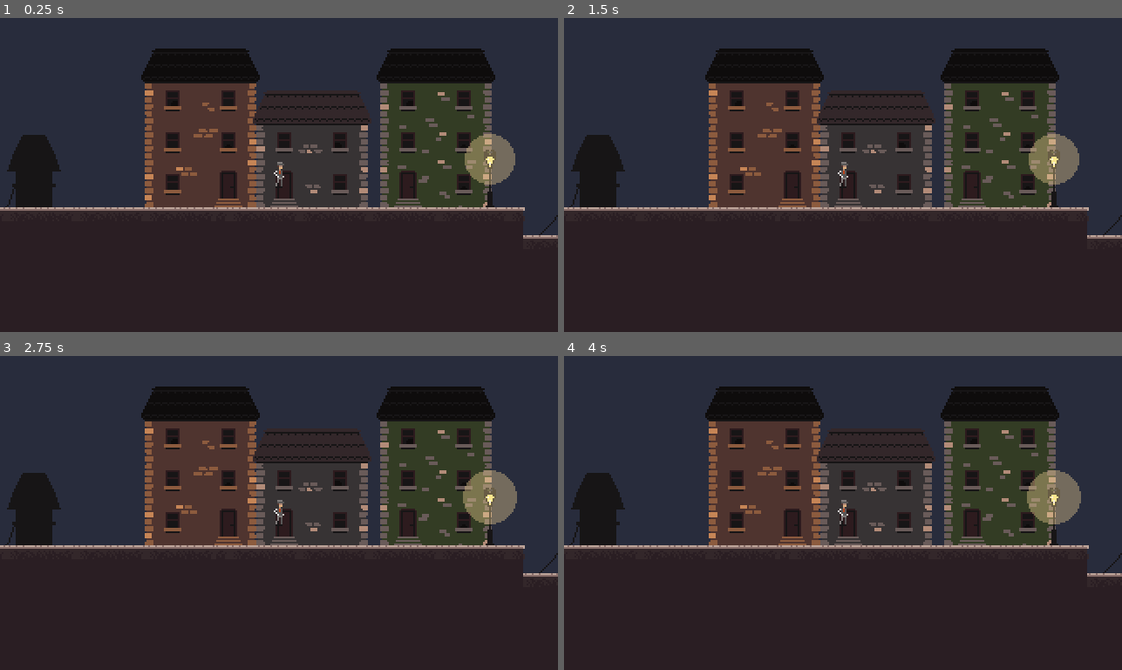
Above: before the commit, frames 1-4 (two rows, left to right).
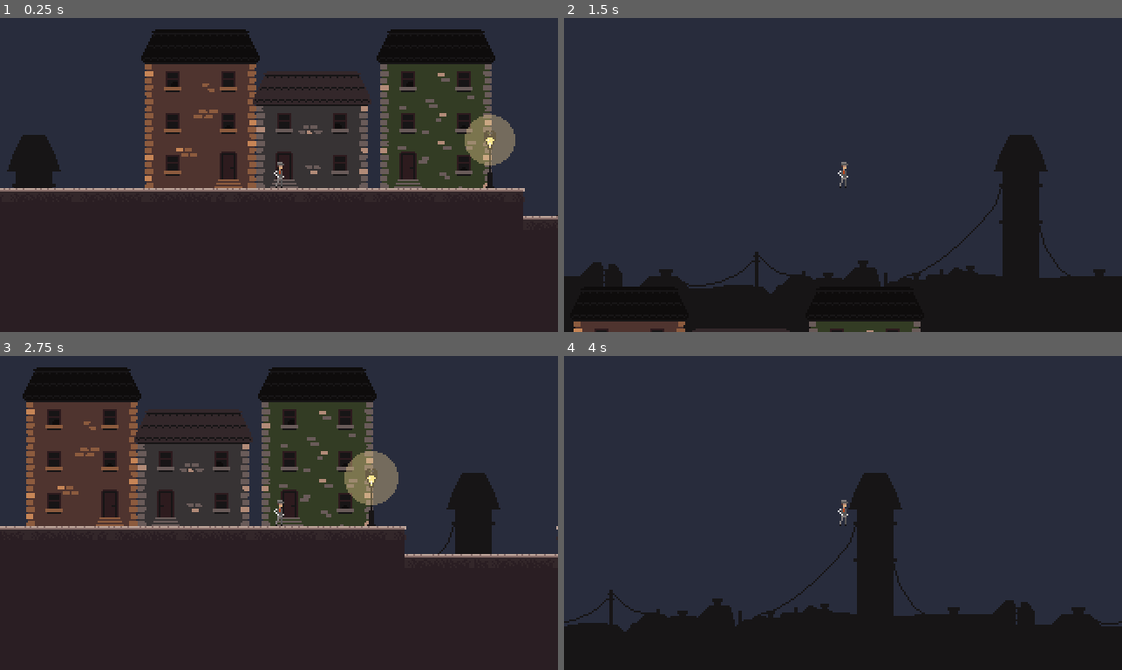
Above: after the commit, the same moments.

Repository: Gabrijel-Cobanov/Eestec_Starter_Project
Game: Godot game, scene res://Levels/RD/RD.tscn
Two runs of this game, one before a commit and one after it. Both use one fixed random seed, a clock stepped at 60 frames per second and the inputs below. This scene is started directly instead of the project's main scene.
Inputs:
- Up to frame 1 (0.25 s): no input
- Up to frame 2 (1.5 s): tap Enter (ui_accept) at 0.5 s; hold D (right) from 0.53 s (still down); tap Space (jump) at 0.6, 0.77, 1.07, 1.35 s
- Up to frame 3 (2.75 s): tap Space (jump) at 1.52, 1.82, 2.1 s; release D (right) at 2.03 s; hold A (left) from 2.03 s (still down)
- Up to frame 4 (4 s): release A (left) at 2.78 s; hold D (right) from 2.78 s (still down); tap Space (jump) at 2.85, 3.02, 3.32, 3.6, 3.77 s

The runs differ from the first frame. In frame 1, 18% of the frame differs, in the area x 0-100%, y 3-71%; in frame 2, 43%, in the area x 0-100%, y 9-100%; in frame 3, 32%; in frame 4, 39%.

Commit message:
Got the character moving
- Adjusted the gravity
- Made the player take in input

Diff:
--- a/Entities/Common Entity Components/AttackComponent.gd
+++ b/Entities/Common Entity Components/AttackComponent.gd
@@ -4,7 +4,7 @@
 signal hit_enemy
 
 @export var dmg: int = 1
-@export var kb: float = 20
+@export var kb_force: float = 20
 @export var CB2D: CharacterBody2D
 
 @export var contact: Area2D
@@ -13,4 +13,9 @@
 
 func deal_dmg(enemy: PhysicsBody2D):
 	var enemy_hp: HealthComponent = enemy.get_child(0)
-	var kb_direction: Vector2 = (CB2D.position - enemy.position).normalized()
+	if enemy.is_in_group("enemies"):
+		# apply the knockback
+		var kb_direction: Vector2 = (CB2D.position - enemy.position).normalized()
+		enemy.velocity = kb_direction * kb_force
+		enemy_hp.take_damage(dmg)
+		hit_enemy.emit()
--- a/Entities/Player/Player.tscn
+++ b/Entities/Player/Player.tscn
@@ -68,3 +68,9 @@
 
 [node name="PlayerDeath" type="Node2D" parent="PlayerStateMachine"]
 script = ExtResource("12_h68hv")
+
+[node name="Timers" type="Node2D" parent="."]
+
+[node name="Timer" type="Timer" parent="Timers"]
+wait_time = 0.2
+one_shot = true
--- a/Entities/Player/State Machine/PlayerBaseState.gd
+++ b/Entities/Player/State Machine/PlayerBaseState.gd
@@ -7,7 +7,7 @@
 func update(ctx: PlayerStateMachine):
 	pass
 
-func physics_update(ctx: PlayerStateMachine):
+func physics_update(_delta:float, ctx: PlayerStateMachine):
 	pass
 
 func exit(ctx: PlayerStateMachine):
--- a/Entities/Player/State Machine/PlayerStateMachine.gd
+++ b/Entities/Player/State Machine/PlayerStateMachine.gd
@@ -5,6 +5,8 @@
 
 # Nodes
 @onready var health_component = $"../HealthComponent"
+@onready var CB2D = $".."
+@onready var coyote_timer = $"../Timers/Timer"
 
 # States
 @onready var idle = $PlayerIdle
@@ -18,13 +20,49 @@
 
 var current_state: PlayerBaseState
 
+# Movement variables
+var nf: float = 500 # normalization factor
+var input_direction: Vector2 = Vector2.ZERO
+var GRAVITY: int = ProjectSettings.get_setting("physics/2d/default_gravity")
+var coyote_time: float = 0.2
+@export var movement_speed: float = 10
+@export var jump_force: float = -20
+
 # Flags
 var is_facing_right: bool = true
 var can_jump: bool = true
+var should_jump: bool = true
 var can_attack: bool = true
 
 func _ready():
 	current_state = idle
+
+func _process(delta):
+	input_direction = Input.get_vector("left", "right", "up", "down").normalized()
+
+	if CB2D.is_on_floor():
+		coyote_timer.wait_time = coyote_time
+	elif !CB2D.is_on_floor() and coyote_timer.time_left == 0.2:
+		print_debug("Starting timer")
+		coyote_timer.start()
+
+	can_jump = coyote_timer.time_left >= 0
+
+
+
+	current_state.update(self)
+
+func _physics_process(delta):
+	current_state.physics_update(delta, self)
+	if !CB2D.is_on_floor():
+		CB2D.velocity.y += GRAVITY
+
+	if Input.is_action_just_pressed("jump") and can_jump:
+		CB2D.velocity.y =  jump_force * 50
+
+	CB2D.velocity.x = input_direction.x * movement_speed * nf * delta
+	CB2D.move_and_slide()
+
 
 func switch_state(new_state: PlayerBaseState):
 	current_state.exit(self)
--- a/Entities/Player/State Machine/States/PlayerAttack.gd
+++ b/Entities/Player/State Machine/States/PlayerAttack.gd
@@ -7,7 +7,7 @@
 func update(ctx: PlayerStateMachine):
 	pass
 
-func physics_update(ctx: PlayerStateMachine):
+func physics_update(_delta:float, ctx: PlayerStateMachine):
 	pass
 
 func exit(ctx: PlayerStateMachine):
--- a/Entities/Player/State Machine/States/PlayerDeath.gd
+++ b/Entities/Player/State Machine/States/PlayerDeath.gd
@@ -7,7 +7,7 @@
 func update(ctx: PlayerStateMachine):
 	pass
 
-func physics_update(ctx: PlayerStateMachine):
+func physics_update(_delta:float, ctx: PlayerStateMachine):
 	pass
 
 func exit(ctx: PlayerStateMachine):
--- a/Entities/Player/State Machine/States/PlayerHurt.gd
+++ b/Entities/Player/State Machine/States/PlayerHurt.gd
@@ -7,7 +7,7 @@
 func update(ctx: PlayerStateMachine):
 	pass
 
-func physics_update(ctx: PlayerStateMachine):
+func physics_update(_delta:float, ctx: PlayerStateMachine):
 	pass
 
 func exit(ctx: PlayerStateMachine):
--- a/Entities/Player/State Machine/States/PlayerIdle.gd
+++ b/Entities/Player/State Machine/States/PlayerIdle.gd
@@ -7,7 +7,7 @@
 func update(ctx: PlayerStateMachine):
 	pass
 
-func physics_update(ctx: PlayerStateMachine):
+func physics_update(_delta:float, ctx: PlayerStateMachine):
 	pass
 
 func exit(ctx: PlayerStateMachine):
--- a/Entities/Player/State Machine/States/PlayerJumpEnd.gd
+++ b/Entities/Player/State Machine/States/PlayerJumpEnd.gd
@@ -7,7 +7,7 @@
 func update(ctx: PlayerStateMachine):
 	pass
 
-func physics_update(ctx: PlayerStateMachine):
+func physics_update(_delta:float, ctx: PlayerStateMachine):
 	pass
 
 func exit(ctx: PlayerStateMachine):
--- a/Entities/Player/State Machine/States/PlayerJumpMiddle.gd
+++ b/Entities/Player/State Machine/States/PlayerJumpMiddle.gd
@@ -7,7 +7,7 @@
 func update(ctx: PlayerStateMachine):
 	pass
 
-func physics_update(ctx: PlayerStateMachine):
+func physics_update(_delta:float, ctx: PlayerStateMachine):
 	pass
 
 func exit(ctx: PlayerStateMachine):
--- a/Entities/Player/State Machine/States/PlayerJumpStart.gd
+++ b/Entities/Player/State Machine/States/PlayerJumpStart.gd
@@ -7,7 +7,7 @@
 func update(ctx: PlayerStateMachine):
 	pass
 
-func physics_update(ctx: PlayerStateMachine):
+func physics_update(_delta:float, ctx: PlayerStateMachine):
 	pass
 
 func exit(ctx: PlayerStateMachine):
--- a/Entities/Player/State Machine/States/PlayerRun.gd
+++ b/Entities/Player/State Machine/States/PlayerRun.gd
@@ -7,7 +7,7 @@
 func update(ctx: PlayerStateMachine):
 	pass
 
-func physics_update(ctx: PlayerStateMachine):
+func physics_update(_delta:float, ctx: PlayerStateMachine):
 	pass
 
 func exit(ctx: PlayerStateMachine):
--- a/project.godot
+++ b/project.godot
@@ -67,6 +67,10 @@
 2d_physics/layer_3="Projectiles"
 2d_physics/layer_4="Ground"
 
+[physics]
+
+2d/default_gravity=122.0
+
 [rendering]
 
 textures/canvas_textures/default_texture_filter=0
